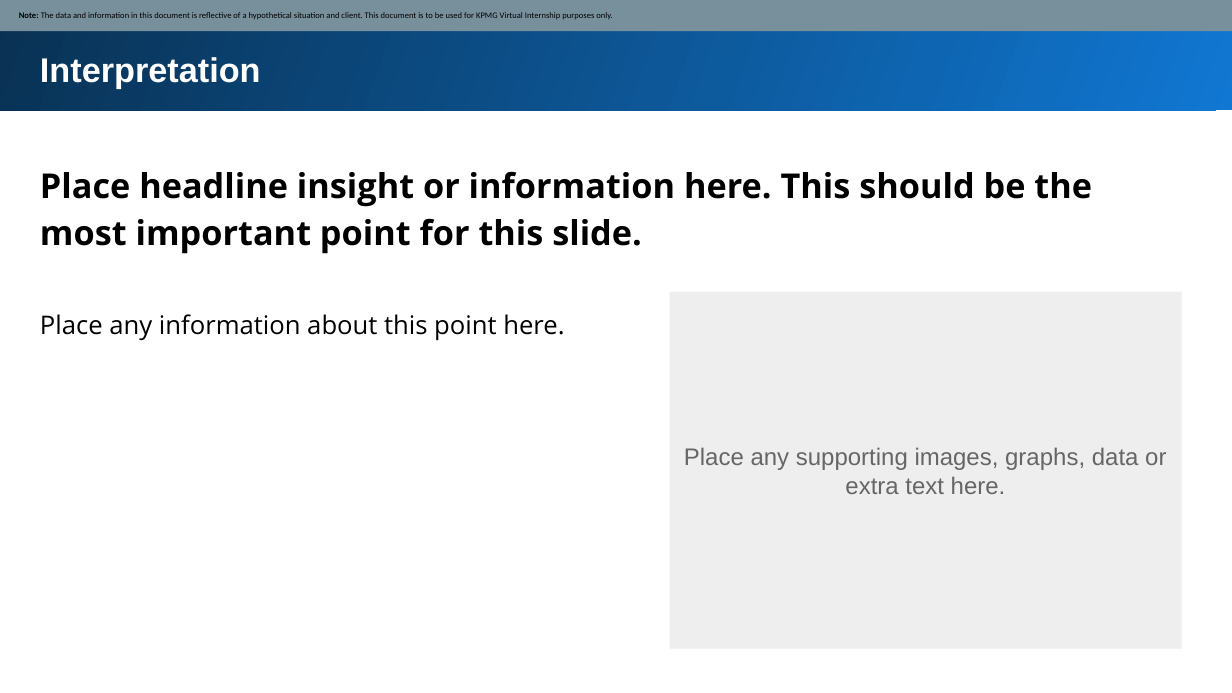
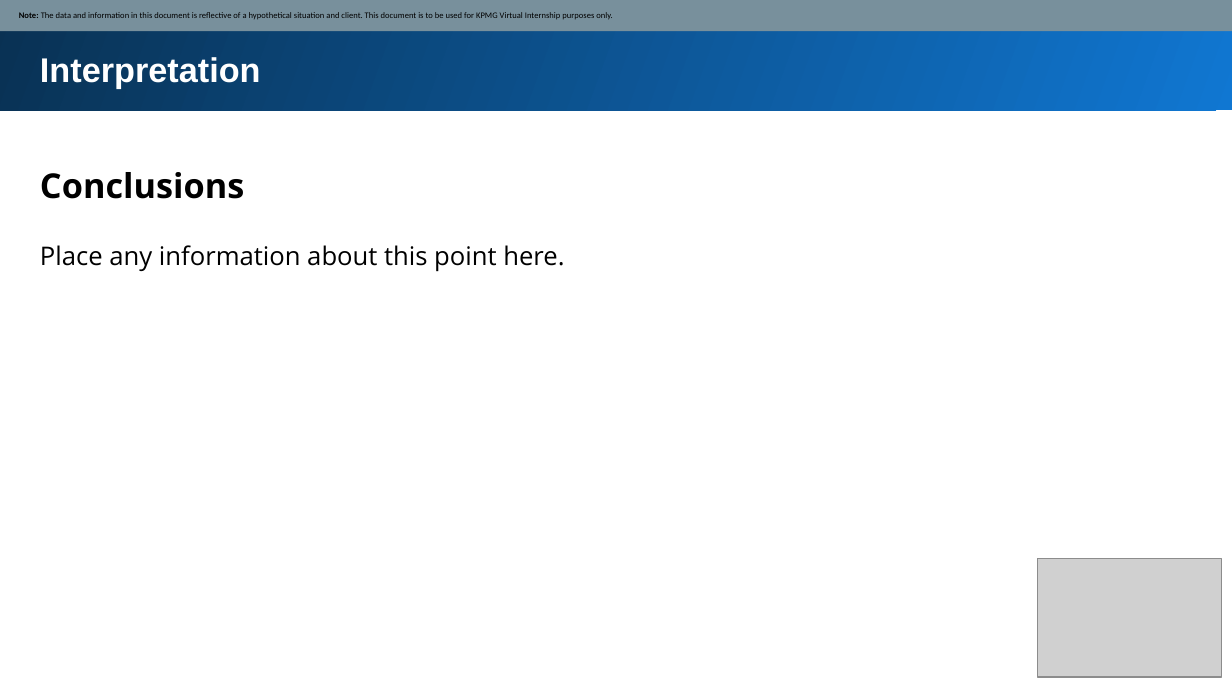
Before and after one commit to Nickimani/KPMG_Virtual_Internship, a slide deck: slide 9 of Deliverables/Presentation Slides.pptx (slide 6 before the commit). Drawn at 1232x693 pixels with LibreOffice and Linux fonts; fonts in the diff are those of the drawing; grey boxes stand for pictures. Boxes give left, top, right and bottom in pixels: in the first picture for what was removed or moved away, otherwise in the second. Text is boxed around its words. In the diff, an @@ line names an element or a change of style, - is before the commit and + after.

```diff
--- a/Deliverables/Presentation Slides.pptx
+++ b/Deliverables/Presentation Slides.pptx
@@ text at box(40, 172, 244, 199): text changed @@
-Place headline insight or information here. This should be the most important point for this slide.
+Conclusions
@@ text "Place any information about this ...": place and size @@
-text "Place any information about this ..." at box(40, 314, 564, 341)
+text "Place any information about this ..." at box(40, 245, 564, 272)
@@ rectangle removed at box(670, 292, 1183, 649) @@
@@ text removed at box(684, 447, 1166, 494) @@
-Place any supporting images, graphs, data or extra text here.
@@ picture added at box(1037, 558, 1221, 676) @@
```
Also in this commit, not shown: 7 other slides changed, 4 slides added, 6 other files.
